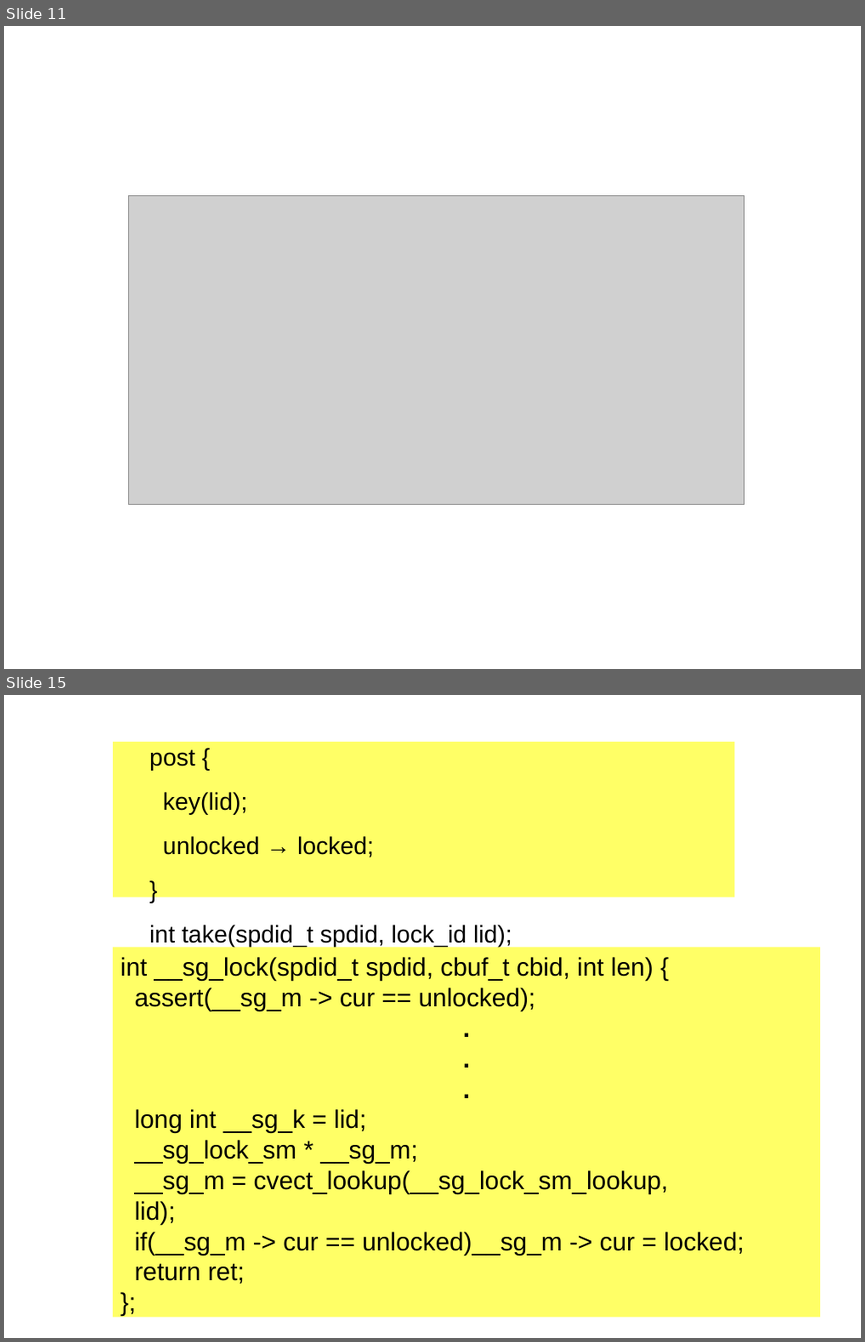
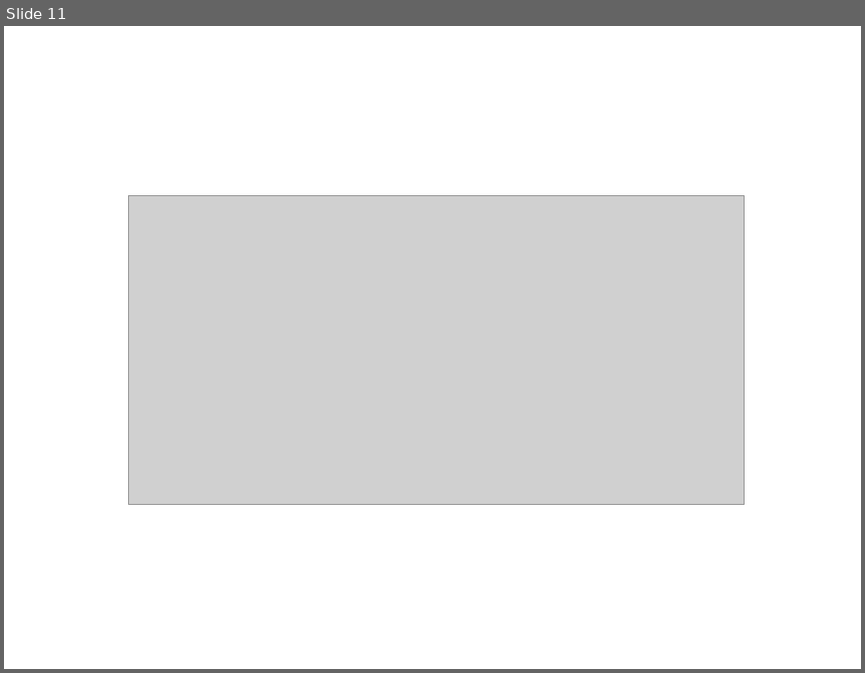
Before and after one commit to akhirsch/Pony-Doc, a slide deck: presentations/final_pres.odp. Shown one above the other, each under a label of ours: slides 11 and 15 before the commit, slide 11 after it; the slides between them are not shown. The pictures are 865x1342 and 865x673 pixels, drawn with LibreOffice and Linux fonts; fonts in the diff are those of the drawing; grey boxes stand for pictures. Boxes give left, top, right and bottom in pixels: in the first picture for what was removed or moved away, otherwise in the second. Text is boxed around its words. In the diff, an @@ line names an element or a change of style, - is before the commit and + after.

```diff
--- a/presentations/final_pres.odp
+++ b/presentations/final_pres.odp
@@ slide 15 removed at (4, 695, 861, 1338), background #FFFFFF @@
@@ text removed at (113, 742, 735, 897) @@
-post {
-key(lid);
-unlocked → locked;
-}
-int take(spdid_t spdid, lock_id lid);
@@ rectangle removed at (113, 947, 820, 1317) @@
-int __sg_lock(spdid_t spdid, cbuf_t cbid, int len) {
-assert(__sg_m -> cur == unlocked);
-.
-.
-.
-long int __sg_k = lid;
-__sg_lock_sm * __sg_m;
-__sg_m = cvect_lookup(__sg_lock_sm_lookup,
-lid);
-if(__sg_m -> cur == unlocked)__sg_m -> cur = locked;
-return ret;
-};
```
Also in this commit, not shown: 5 slides changed, 7 slides added, 3 other slides removed, 19 other files.
